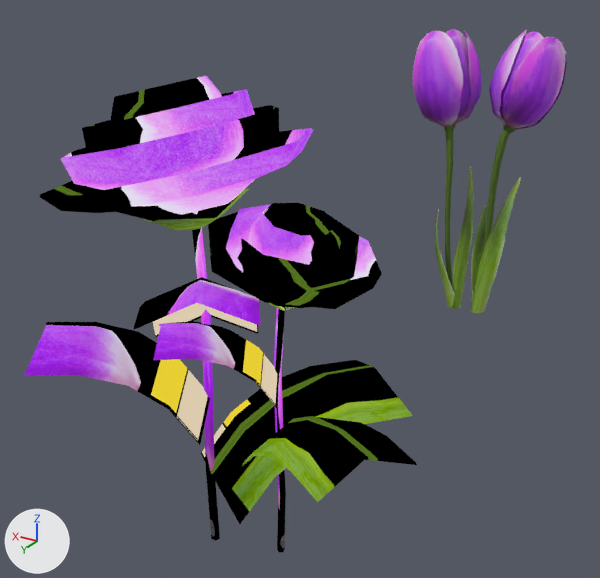
The glTF model tap-to-place-with-menu/assets/models/tulip_flower.glb: old version first, new version second.
One viewpoint serves both versions: a camera (50 mm lens) standing at (-2.31, 7.18, 3.36) and looking at (0.46, 2.56, 1.05). The axes (+X, +Y, +Z) are drawn at lower left. The lights are the same throughout. The picture after the commit comes second. Where no turn or scale is listed for an object, it has been applied to the vertices.

In view in the first picture: 'Cylinder.001_tulip_opague_1_0', 'Cylinder.001_tulip_transparent_1_0', 'Cylinder.002_tulip_opague_1_0', 'Cylinder.002_tulip_transparent_1_0', 'chinese_rose_chinese_rose_mat_0', 'chinese_rose_small_chinese_rose_mat_0'.
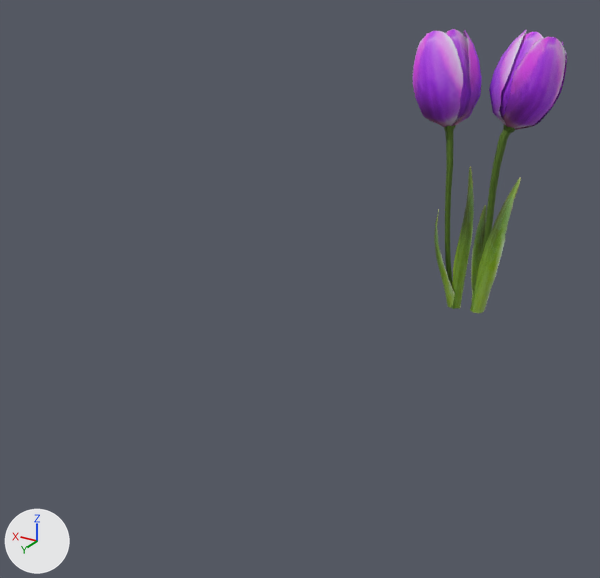
Pixel boxes [x1, y1, x2, y2] of what changed, in the pictures (600 x 578 px):
'chinese_rose_chinese_rose_mat_0', deleted: before [24, 76, 412, 541]
'chinese_rose_small_chinese_rose_mat_0', deleted: before [153, 203, 417, 552]

The change, as a diff of the scene's bpy script:
```diff
--- a/tap-to-place-with-menu/assets/models/tulip_flower.glb.py
+++ b/tap-to-place-with-menu/assets/models/tulip_flower.glb.py
@@ ob_chinese_rose_chinese_rose_mat_0 @@
-ob_chinese_rose_chinese_rose_mat_0 = bpy.data.objects.new('chinese_rose_chinese_rose_mat_0', me_chinese_rose_chinese_rose_mat_0)
-ob_chinese_rose_chinese_rose_mat_0.location = (0.2, 3.984, 0.0)
@@ ob_chinese_rose_small_chinese_rose_mat_0 @@
-ob_chinese_rose_small_chinese_rose_mat_0 = bpy.data.objects.new('chinese_rose_small_chinese_rose_mat_0', me_chinese_rose_small_chinese_rose_mat_0)
-ob_chinese_rose_small_chinese_rose_mat_0.location = (-0.197, 3.984, 0.0)
```
